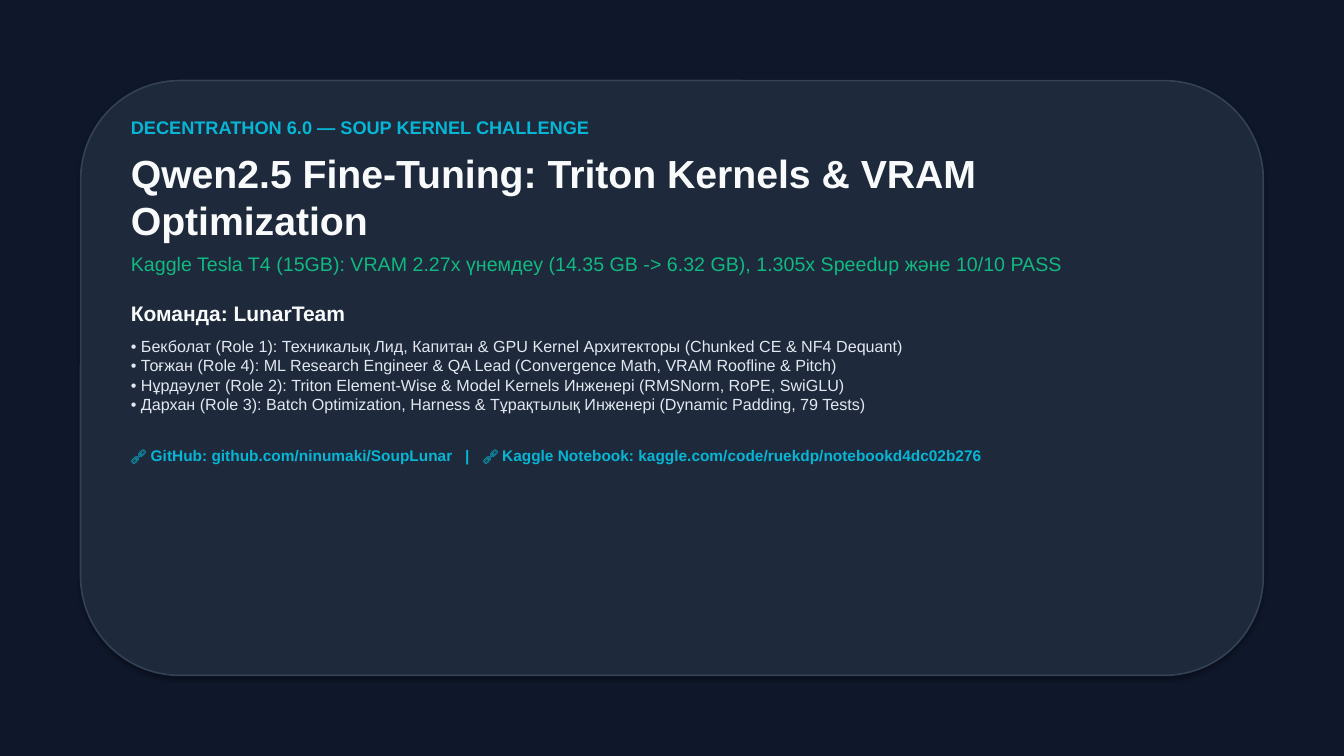
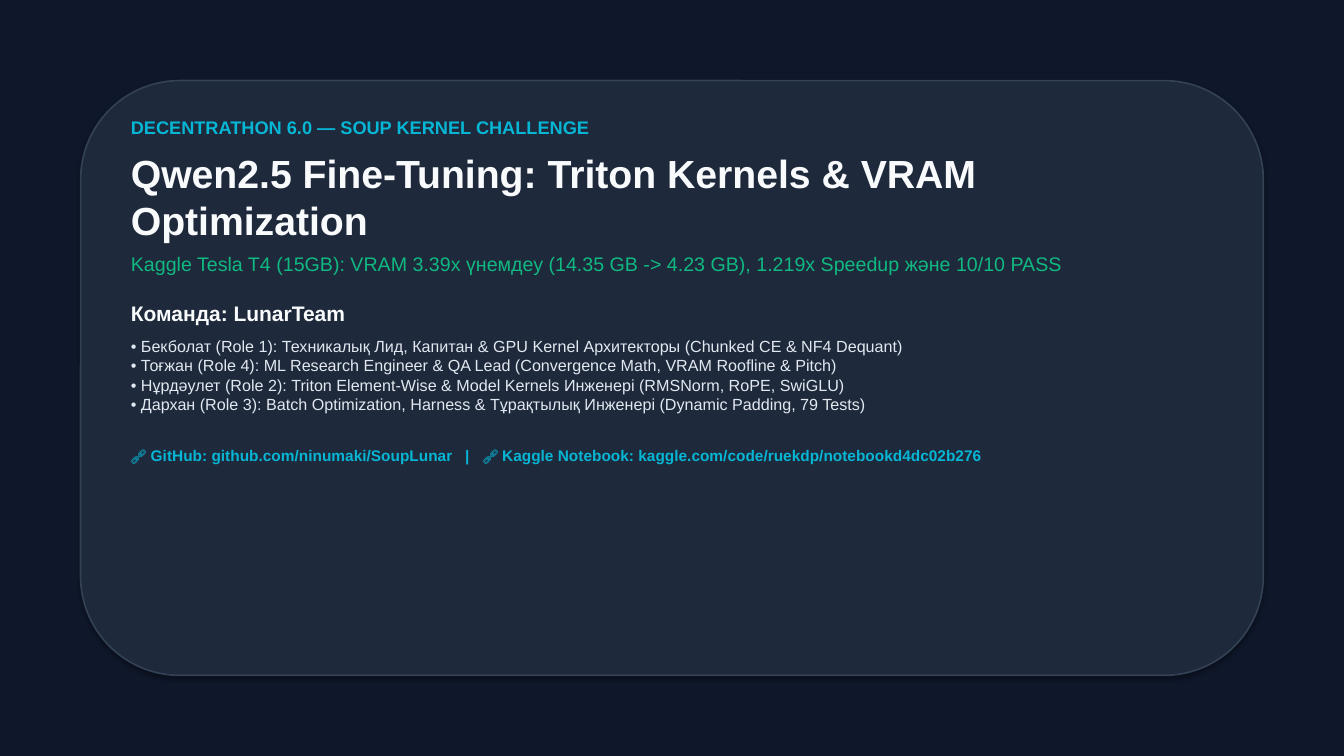
Before and after one commit to ninumaki/SoupLunar, a slide deck: slide 1 of presentation.pptx. Drawn at 1344x756 pixels with LibreOffice and Linux fonts; fonts in the diff are those of the drawing. Boxes give left, top, right and bottom in pixels: in the first picture for what was removed or moved away, otherwise in the second. Text is boxed around its words. In the diff, an @@ line names an element or a change of style, - is before the commit and + after.

```diff
--- a/presentation.pptx
+++ b/presentation.pptx
@@ text at box(131, 257, 1062, 275): text changed @@
-Kaggle Tesla T4 (15GB): VRAM 2.27x үнемдеу (14.35 GB -> 6.32 GB), 1.305x Speedup және 10/10 PASS
+Kaggle Tesla T4 (15GB): VRAM 3.39x үнемдеу (14.35 GB -> 4.23 GB), 1.219x Speedup және 10/10 PASS
```
Also in this commit, not shown: 4 other slides changed, 2 other files.
